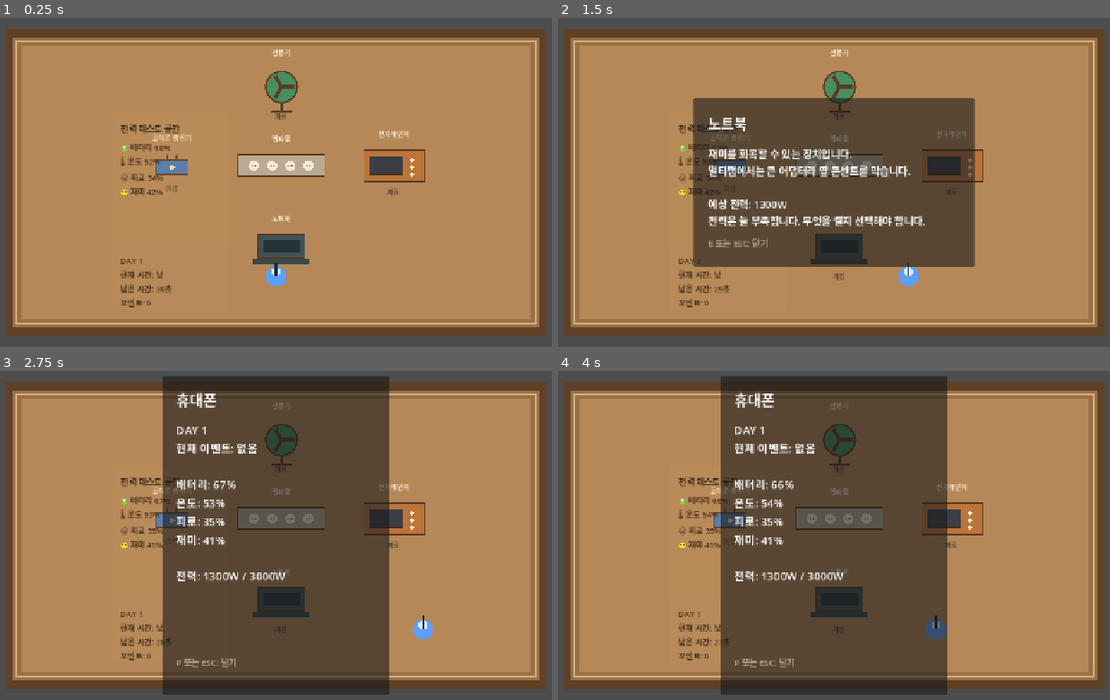
Above: before the commit, frames 1-4 (two rows, left to right).
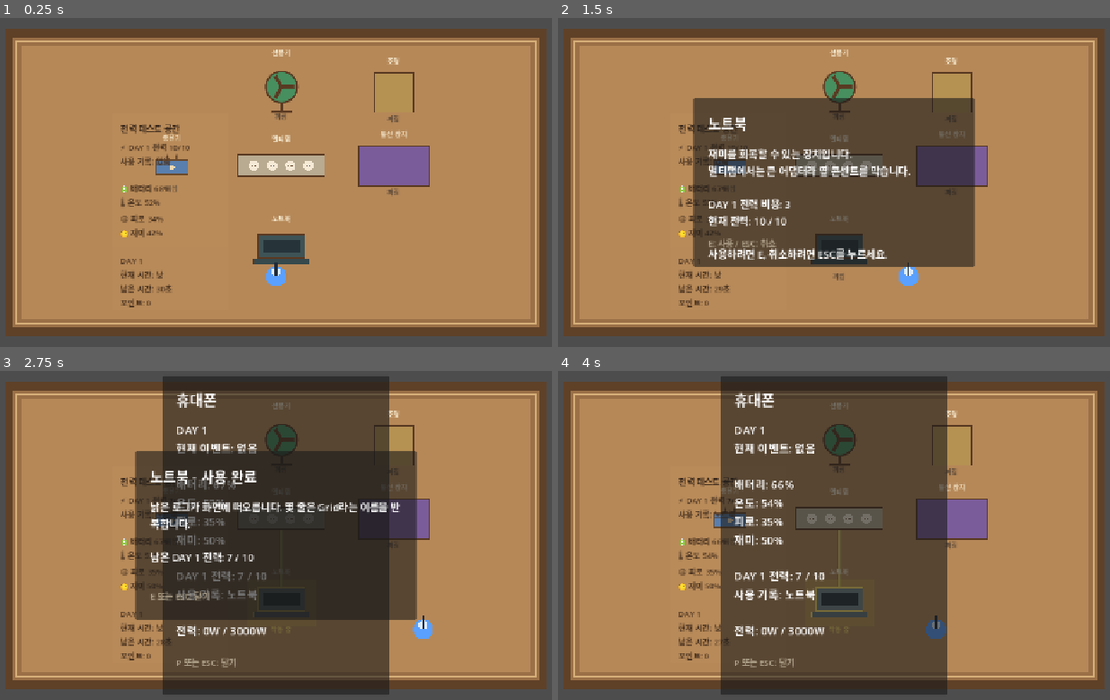
Above: after the commit, the same moments.

Repository: 2zedo/socket-game-prototype
Game: Godot game, scene res://scenes/Main.tscn
Same seed, same stepped clock (60 frames per second), same inputs: the game is played once before the commit and once after it.
Inputs (mouse positions are in pixels of both pictures, inside the frame that each line leads up to):
- Up to frame 1 (0.25 s): no input
- Up to frame 2 (1.5 s): tap Enter at 0.5 s; move the mouse to (994, 162) at 0.52 s; hold D (move_right) 0.53-1.25 s; hold E (interact) 0.53-1.25 s; click (994, 162) at 0.67 s; tap Space at 0.77 s; drag from (690, 202) to (839, 166) at 1.27 s
- Up to frame 3 (2.75 s): tap Space at 2 s; move the mouse to (347, 446) at 2.02 s; hold D (move_right) from 2.03 s (still down); hold P (phone_toggle) from 2.03 s (still down); tap E (interact) at 2.3 s
- Up to frame 4 (4 s): release D (move_right) at 2.75 s; release P (phone_toggle) at 2.75 s; drag from (795, 617) to (729, 519) at 2.77 s; tap Enter at 3.5 s; move the mouse to (1049, 594) at 3.52 s; hold A (move_left) from 3.53 s (still down); hold E (interact) from 3.53 s (still down); tap Space at 3.77 s

The runs differ from the first frame. In frame 1, 2.8% of the frame differs, in the area x 21-78%, y 12-67%; in frame 2, 4.1%; in frame 3, 25%, in the area x 21-78%, y 12-81%; in frame 4, 3.8%.

Commit message:
feat: add Godot DAY 1 power loop

Diff:
--- a/godot/scenes/ui/SurvivalHUD.tscn
+++ b/godot/scenes/ui/SurvivalHUD.tscn
@@ -51,7 +51,7 @@
 offset_left = 200.0
 offset_top = 166.0
 offset_right = 376.0
-offset_bottom = 236.0
+offset_bottom = 338.0
 theme_override_colors/font_color = Color(0.27, 0.18, 0.12, 1)
 theme_override_font_sizes/font_size = 14
 
--- a/godot/scripts/Apartment.gd
+++ b/godot/scripts/Apartment.gd
@@ -104,14 +104,27 @@
 		"label_offset": Vector2.ZERO,
 	})
 	_add_interactable({
-		"id": "phone_charger",
-		"name": "휴대폰 충전기",
-		"title": "휴대폰 충전기",
+		"id": "light",
+		"name": "조명",
+		"title": "조명",
+		"body": "방 안을 겨우 밝히는 낡은 조명입니다.",
+		"position": Vector2(850, 200),
+		"size": Vector2(70, 70),
+		"color": Color("#d2a85f"),
+		"power_units": 1,
+		"day1_action_key": "light",
+		"label_offset": Vector2.ZERO,
+	})
+	_add_interactable({
+		"id": "charger",
+		"name": "충전기",
+		"title": "충전기",
 		"body": "배터리를 회복하는 작은 장치입니다.\n전력은 낮지만 오래 빼두면 위험해집니다.",
 		"position": Vector2(455, 330),
 		"size": Vector2(82, 58),
 		"color": Color("#4f8edb"),
-		"watts": 20,
+		"power_units": 2,
+		"day1_action_key": "charger",
 		"label_offset": Vector2.ZERO,
 	})
 	_add_interactable({
@@ -122,7 +135,8 @@
 		"position": Vector2(650, 190),
 		"size": Vector2(82, 82),
 		"color": Color("#52a66f"),
-		"watts": 900,
+		"power_units": 2,
+		"day1_action_key": "fan",
 		"label_offset": Vector2.ZERO,
 	})
 	_add_interactable({
@@ -133,18 +147,20 @@
 		"position": Vector2(650, 480),
 		"size": Vector2(110, 70),
 		"color": Color("#486064"),
-		"watts": 1300,
-		"label_offset": Vector2.ZERO,
-	})
-	_add_interactable({
-		"id": "microwave",
-		"name": "전자레인지",
-		"title": "전자레인지 사용",
-		"body": "피로를 잠깐 줄이는 위험한 선택입니다.\n전력 사용량이 높아 과부하 판단을 강요합니다.",
+		"power_units": 3,
+		"day1_action_key": "laptop",
+		"label_offset": Vector2.ZERO,
+	})
+	_add_interactable({
+		"id": "communication_device",
+		"name": "통신 장치",
+		"title": "통신 장치",
+		"body": "끊긴 신호 사이에서 바깥의 안내를 잡아낼 수 있을지도 모릅니다.",
 		"position": Vector2(850, 330),
 		"size": Vector2(124, 72),
-		"color": Color("#d98742"),
-		"watts": 2100,
+		"color": Color("#8f6bb3"),
+		"power_units": 4,
+		"day1_action_key": "communication_device",
 		"label_offset": Vector2.ZERO,
 	})
 
@@ -241,7 +257,7 @@
 
 
 func _get_power_key_for_object(object_id: String) -> String:
-	if object_id == "phone_charger":
+	if object_id == "charger":
 		return "phone"
 
 	return object_id
--- a/godot/scripts/Interactable.gd
+++ b/godot/scripts/Interactable.gd
@@ -8,6 +8,8 @@
 @export var body_size: Vector2 = Vector2(96, 64)
 @export var body_color: Color = Color("#b8a889")
 @export var power_watts: int = 0
+@export var power_units: int = 0
+@export var day1_action_key: String = ""
 @export var is_interactable: bool = true
 @export var label_offset: Vector2 = Vector2.ZERO
 @export var outline_color: Color = Color("#f0ddb4")
@@ -28,6 +30,8 @@
 	body_size = config.get("size", body_size)
 	body_color = config.get("color", body_color)
 	power_watts = config.get("watts", power_watts)
+	power_units = config.get("power_units", power_units)
+	day1_action_key = config.get("day1_action_key", day1_action_key)
 	is_interactable = config.get("interactable", is_interactable)
 	label_offset = config.get("label_offset", label_offset)
 	outline_color = config.get("outline_color", outline_color)
@@ -48,6 +52,8 @@
 		"title": action_title,
 		"body": action_body,
 		"watts": power_watts,
+		"power_units": power_units,
+		"day1_action_key": day1_action_key,
 	}
 
 
@@ -98,7 +104,7 @@
 	var label_position: Vector2 = Vector2(-label_width * 0.5, -body_size.y * 0.5 - LABEL_HEIGHT + 2.0) + label_offset
 	draw_string(ThemeDB.fallback_font, label_position, display_name, HORIZONTAL_ALIGNMENT_CENTER, label_width, LABEL_FONT_SIZE, Color("#f8ecd2"))
 
-	if power_watts > 0:
+	if power_watts > 0 or power_units > 0:
 		var state_text: String = "작동 중" if is_powered else "꺼짐"
 		var state_color: Color = Color("#ffe066") if is_powered else Color("#5f4b39")
 		var status_position: Vector2 = Vector2(-label_width * 0.5, body_size.y * 0.5 + 16.0)
@@ -109,7 +115,7 @@
 	match object_id:
 		"fan":
 			_draw_fan_icon(rect, fill_color, outline)
-		"phone_charger":
+		"charger":
 			_draw_charger_icon(rect, fill_color, outline)
 		"power_strip":
 			_draw_power_strip_icon(rect, fill_color, outline)
--- a/godot/scripts/Main.gd
+++ b/godot/scripts/Main.gd
@@ -7,6 +7,8 @@
 @onready var interaction_panel: InteractionPanel = $UI/InteractionPanel
 @onready var outlet_mode: OutletMode = $UI/OutletMode
 @onready var day_result_panel: DayResultPanel = $UI/DayResultPanel
+
+var pending_interaction_data: Dictionary = {}
 
 
 func _ready() -> void:
@@ -43,7 +45,10 @@
 			get_viewport().set_input_as_handled()
 			return
 		if interaction_panel.visible:
-			interaction_panel.close()
+			if pending_interaction_data.is_empty():
+				interaction_panel.close()
+			else:
+				_confirm_pending_day1_action()
 		else:
 			apartment.request_nearest_interaction()
 
@@ -56,6 +61,7 @@
 			phone_ui.set_open(false, survival_state)
 			get_viewport().set_input_as_handled()
 		elif interaction_panel.visible:
+			pending_interaction_data = {}
 			interaction_panel.close()
 			get_viewport().set_input_as_handled()
 
@@ -78,9 +84,14 @@
 		_open_outlet_mode()
 		return
 
-	interaction_panel.open(data.get("title", "상호작용"), _build_interaction_body(data))
+	var day1_action_key: String = data.get("day1_action_key", "")
+	if day1_action_key != "":
+		pending_interaction_data = data
+		interaction_panel.open(data.get("title", "상호작용"), _build_interaction_body(data), "E: 사용 / ESC: 취소")
+		return
 
 	var watts: int = data.get("watts", 0)
+	interaction_panel.open(data.get("title", "상호작용"), _build_interaction_body(data))
 	survival_state.preview_power_use(watts)
 
 
@@ -92,7 +103,26 @@
 		body += "\n\n예상 전력: %dW" % watts
 		body += "\n전력은 늘 부족합니다. 무엇을 켤지 선택해야 합니다."
 
+	var power_units: int = int(data.get("power_units", 0))
+	if power_units > 0:
+		body += "\n\nDAY 1 전력 비용: %d" % power_units
+		body += "\n현재 전력: %d / %d" % [
+			survival_state.current_power_units,
+			SurvivalState.DAY1_STARTING_POWER_UNITS,
+		]
+		body += "\n\n사용하려면 E, 취소하려면 ESC를 누르세요."
+
 	return body
+
+
+func _confirm_pending_day1_action() -> void:
+	var action_key: String = pending_interaction_data.get("day1_action_key", "")
+	var title: String = pending_interaction_data.get("title", "상호작용")
+	var result := survival_state.try_use_day1_action(action_key)
+	var prefix := "사용 완료" if bool(result.get("success", false)) else "사용 불가"
+
+	pending_interaction_data = {}
+	interaction_panel.open("%s - %s" % [title, prefix], str(result.get("message", "")), "E 또는 ESC: 닫기")
 
 
 func _refresh_survival_ui() -> void:
--- a/godot/scripts/SurvivalState.gd
+++ b/godot/scripts/SurvivalState.gd
@@ -8,6 +8,52 @@
 const MAX_STAT: float = 100.0
 const DAY_SECONDS: float = 60.0
 const PHASE_SECONDS: float = 30.0
+const DAY1_STARTING_POWER_UNITS: int = 10
+
+# DAY 1 object tuning is grouped here so the MVP can move it into a Resource
+# or data file later without searching through scene flow code.
+const DAY1_ACTIONS: Dictionary = {
+	"light": {
+		"label": "조명",
+		"cost": 1,
+		"flag": "used_light",
+		"power_key": "light",
+		"feedback": "약한 조명이 방을 겨우 밝힙니다. 오래 버티지는 못할 빛입니다.",
+		"already_used": "조명은 이미 켜져 있습니다. 전력을 더 쓰지는 않습니다.",
+	},
+	"laptop": {
+		"label": "노트북",
+		"cost": 3,
+		"flag": "checked_laptop",
+		"power_key": "laptop",
+		"feedback": "낡은 로그가 화면에 떠오릅니다. 몇 줄은 Grid라는 이름을 반복합니다.",
+		"already_used": "오늘 확인할 수 있는 로그는 이미 훑었습니다.",
+	},
+	"fan": {
+		"label": "선풍기",
+		"cost": 2,
+		"flag": "used_fan",
+		"power_key": "fan",
+		"feedback": "선풍기가 느리게 돌기 시작합니다. 공기가 움직이지만 계량기는 내려갑니다.",
+		"already_used": "선풍기는 이미 돌아가고 있습니다.",
+	},
+	"charger": {
+		"label": "충전기",
+		"cost": 2,
+		"flag": "charged_device",
+		"power_key": "phone",
+		"feedback": "배터리가 조금씩 차오릅니다. 시간을 산 느낌입니다.",
+		"already_used": "오늘 필요한 만큼은 이미 충전했습니다.",
+	},
+	"communication_device": {
+		"label": "통신 장치",
+		"cost": 4,
+		"flag": "sent_or_received_signal",
+		"power_key": "communication_device",
+		"feedback": "끊어진 신호 사이로 안내 방송이 섞여 들어옵니다. 아직 바깥에는 누군가 있습니다.",
+		"already_used": "잡음만 반복됩니다. 오늘 새 신호는 더 잡히지 않습니다.",
+	},
+}
 
 var day: int = 1
 var current_event: String = "없음"
@@ -23,7 +69,12 @@
 var fun: float = 42.0
 var max_power_watts: int = 3000
 var current_power_watts: int = 0
+var current_power_units: int = DAY1_STARTING_POWER_UNITS
 var powered_devices: Array[String] = []
+var used_day1_actions: Array[String] = []
+var day1_flags: Dictionary = {}
+var day1_day_ended: bool = false
+var last_day1_message: String = ""
 var update_accumulator: float = 0.0
 
 
@@ -60,6 +111,7 @@
 	phase = "day"
 	remaining_phase_seconds = int(PHASE_SECONDS)
 	overloads_today = 0
+	_reset_day1_power_loop()
 	is_time_paused = false
 	changed.emit()
 
@@ -87,6 +139,8 @@
 func get_warning_lines() -> Array[String]:
 	var warnings: Array[String] = []
 
+	if current_power_units <= 2:
+		warnings.append("DAY 1 전력 부족")
 	if battery <= 25.0:
 		warnings.append("배터리 부족")
 	if temperature >= 75.0:
@@ -102,7 +156,10 @@
 
 
 func get_hud_stat_text() -> String:
-	return "🔋 배터리 %d%%\n🌡 온도 %d%%\n😫 피로 %d%%\n🙂 재미 %d%%" % [
+	return "⚡ DAY 1 전력 %d/%d\n사용 기록: %s\n\n🔋 배터리 %d%%\n🌡 온도 %d%%\n😫 피로 %d%%\n🙂 재미 %d%%" % [
+		current_power_units,
+		DAY1_STARTING_POWER_UNITS,
+		get_used_day1_action_summary(),
 		roundi(battery),
 		roundi(temperature),
 		roundi(fatigue),
@@ -120,6 +177,9 @@
 		"피로: %d%%" % roundi(fatigue),
 		"재미: %d%%" % roundi(fun),
 		"",
+		"DAY 1 전력: %d / %d" % [current_power_units, DAY1_STARTING_POWER_UNITS],
+		"사용 기록: %s" % get_used_day1_action_summary(),
+		"",
 		"전력: %dW / %dW" % [current_power_watts, max_power_watts],
 	]
 
@@ -129,6 +189,69 @@
 func preview_power_use(watts: int) -> void:
 	current_power_watts = clampi(watts, 0, 9999)
 	changed.emit()
+
+
+func get_day1_action_data(action_key: String) -> Dictionary:
+	return DAY1_ACTIONS.get(action_key, {})
+
+
+func get_used_day1_action_summary() -> String:
+	if used_day1_actions.is_empty():
+		return "없음"
+
+	var labels: Array[String] = []
+	for action_key in used_day1_actions:
+		var action_data := get_day1_action_data(action_key)
+		labels.append(str(action_data.get("label", action_key)))
+
+	return ", ".join(labels)
+
+
+func try_use_day1_action(action_key: String) -> Dictionary:
+	var action_data := get_day1_action_data(action_key)
+	if action_data.is_empty():
+		return {
+			"success": false,
+			"message": "아직 사용할 수 없는 오브젝트입니다.",
+		}
+
+	var cost: int = int(action_data.get("cost", 0))
+	var label: String = str(action_data.get("label", action_key))
+	if used_day1_actions.has(action_key):
+		return {
+			"success": false,
+			"message": str(action_data.get("already_used", "%s은 이미 사용했습니다." % label)),
+		}
+
+	if current_power_units < cost:
+		return {
+			"success": false,
+			"message": "%s 사용에는 전력 %d가 필요합니다.\n남은 전력은 %d뿐입니다." % [label, cost, current_power_units],
+		}
+
+	current_power_units = maxi(0, current_power_units - cost)
+	used_day1_actions.append(action_key)
+	var flag_key: String = str(action_data.get("flag", action_key))
+	day1_flags[flag_key] = true
+
+	var power_key: String = str(action_data.get("power_key", action_key))
+	if power_key != "" and not powered_devices.has(power_key):
+		powered_devices.append(power_key)
+
+	_apply_day1_action_effect(action_key)
+	last_day1_message = str(action_data.get("feedback", "%s을 사용했습니다." % label))
+	changed.emit()
+
+	return {
+		"success": true,
+		"message": "%s\n\n남은 DAY 1 전력: %d / %d" % [
+			last_day1_message,
+			current_power_units,
+			DAY1_STARTING_POWER_UNITS,
+		],
+		"remaining_power": current_power_units,
+		"flag": flag_key,
+	}
 
 
 func _update_needs(delta: float) -> void:
@@ -197,6 +320,7 @@
 	is_time_paused = true
 	phase = "night"
 	remaining_phase_seconds = 0
+	day1_day_ended = true
 
 	var result: Dictionary = _calculate_day_result()
 	total_points += int(result.get("total", 0))
@@ -209,6 +333,8 @@
 	var total: int = 0
 
 	total += _add_score_line(lines, "생존 보너스", 100)
+	lines.append("남은 DAY 1 전력: %d / %d" % [current_power_units, DAY1_STARTING_POWER_UNITS])
+	lines.append("사용 기록: %s" % get_used_day1_action_summary())
 
 	if battery >= 50.0:
 		total += _add_score_line(lines, "배터리 상태", 10)
@@ -231,6 +357,9 @@
 		"lines": lines,
 		"total": total,
 		"total_points": total_points + total,
+		"remaining_power": current_power_units,
+		"used_day1_actions": used_day1_actions.duplicate(),
+		"day1_flags": day1_flags.duplicate(),
 	}
 
 
@@ -238,3 +367,27 @@
 	var sign_text: String = "+" if amount >= 0 else ""
 	lines.append("%s %s%d" % [label, sign_text, amount])
 	return amount
+
+
+func _apply_day1_action_effect(action_key: String) -> void:
+	# These small stat nudges make the MVP feedback visible while keeping the
+	# real balance pass separate from this first power-loop implementation.
+	match action_key:
+		"light":
+			fatigue = clampf(fatigue - 2.0, MIN_STAT, MAX_STAT)
+		"laptop":
+			fun = clampf(fun + 8.0, MIN_STAT, MAX_STAT)
+		"fan":
+			temperature = clampf(temperature - 6.0, MIN_STAT, MAX_STAT)
+		"charger":
+			battery = clampf(battery + 12.0, MIN_STAT, MAX_STAT)
+		"communication_device":
+			fun = clampf(fun + 3.0, MIN_STAT, MAX_STAT)
+
+
+func _reset_day1_power_loop() -> void:
+	current_power_units = DAY1_STARTING_POWER_UNITS
+	used_day1_actions.clear()
+	day1_flags.clear()
+	day1_day_ended = false
+	last_day1_message = ""
--- a/godot/scripts/ui/InteractionPanel.gd
+++ b/godot/scripts/ui/InteractionPanel.gd
@@ -3,11 +3,13 @@
 
 @onready var title_label: Label = $Panel/TitleLabel
 @onready var body_label: Label = $Panel/BodyLabel
+@onready var footer_label: Label = $Panel/FooterLabel
 
 
-func open(title: String, body: String) -> void:
+func open(title: String, body: String, footer_text: String = "E 또는 ESC: 닫기") -> void:
 	title_label.text = title
 	body_label.text = body
+	footer_label.text = footer_text
 	visible = true
 
 
Not shown, changed: docs/GODOT_DAY1_MVP_PLAN.md
Not shown, changed: docs/PROJECT_STATUS.md
